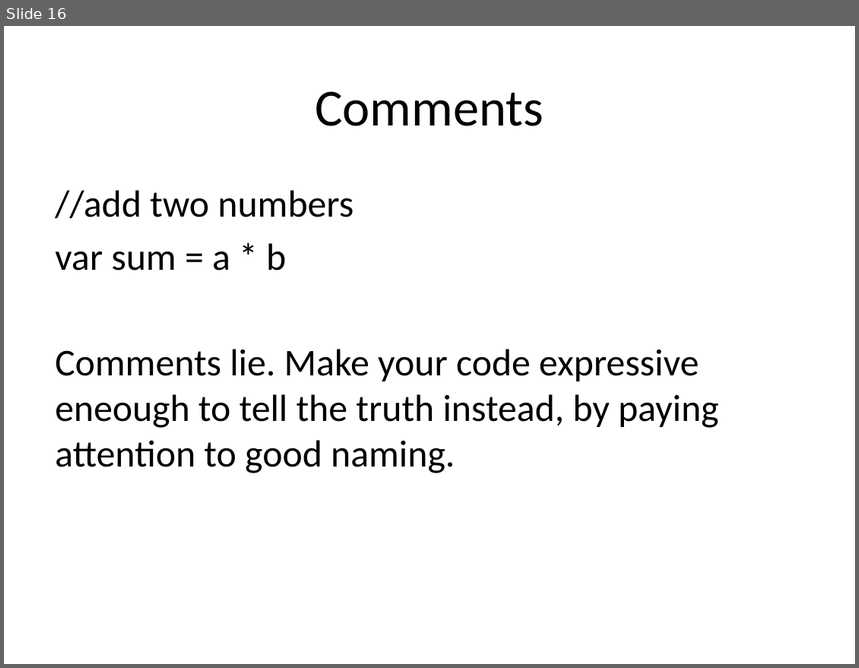
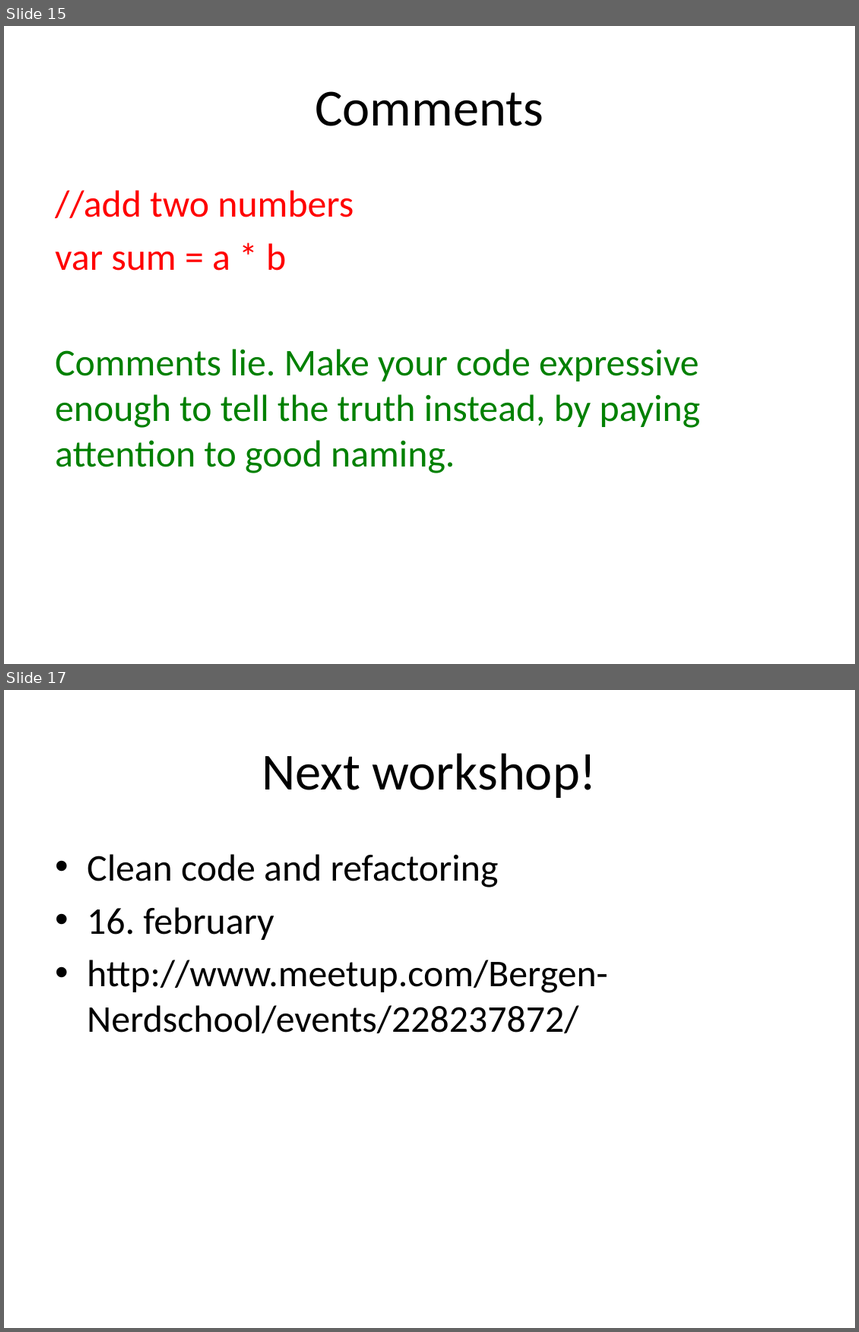
Before and after one commit to nerdschoolbergen/code-smells, a slide deck: code_smells.pptx. Shown one above the other, each under a label of ours: slide 16 before the commit, slides 15 and 17 after it; the slides between them are not shown. The pictures are 859x668 and 859x1332 pixels, drawn with LibreOffice and Linux fonts; fonts in the diff are those of the drawing. Boxes give left, top, right and bottom in pixels: in the first picture for what was removed or moved away, otherwise in the second. Text is boxed around its words. In the diff, an @@ line names an element or a change of style, - is before the commit and + after.

```diff
--- a/code_smells.pptx
+++ b/code_smells.pptx
@@ slide 17 added at bbox=[4, 690, 855, 1328], background #FFFFFF @@
@@ title added at bbox=[262, 753, 598, 798], 44 pt, text #000000 @@
+Next workshop!
@@ text added at bbox=[87, 854, 608, 1034], 32 pt, text #000000 @@
+• Clean code and refactoring
+• 16. february
+• http://www.meetup.com/Bergen-Nerdschool/events/228237872/
@@ what was slide 16 is now slide 15 @@
@@ slide 15 changed as well @@
@@ text at bbox=[55, 190, 354, 271]: text colour #000000 to #FF0000 in "//add two numbers", "var sum = a * b" @@
@@ text at bbox=[55, 349, 701, 474]: text changed; text colour #000000 to #008000 @@
-Comments lie. Make your code expressive eneough to tell the truth instead, by paying attention to good naming.
+Comments lie. Make your code expressive enough to tell the truth instead, by paying attention to good naming.
```
Also in this commit, not shown: 10 other slides changed, 1 other slide added, 1 slide removed, 1 other file.
